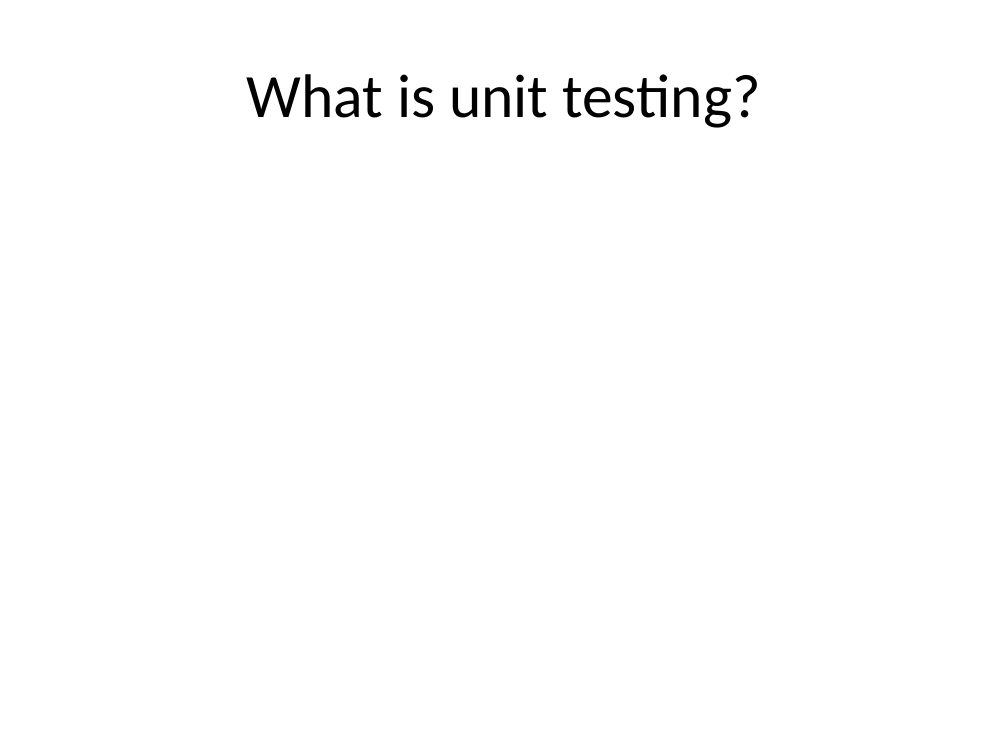
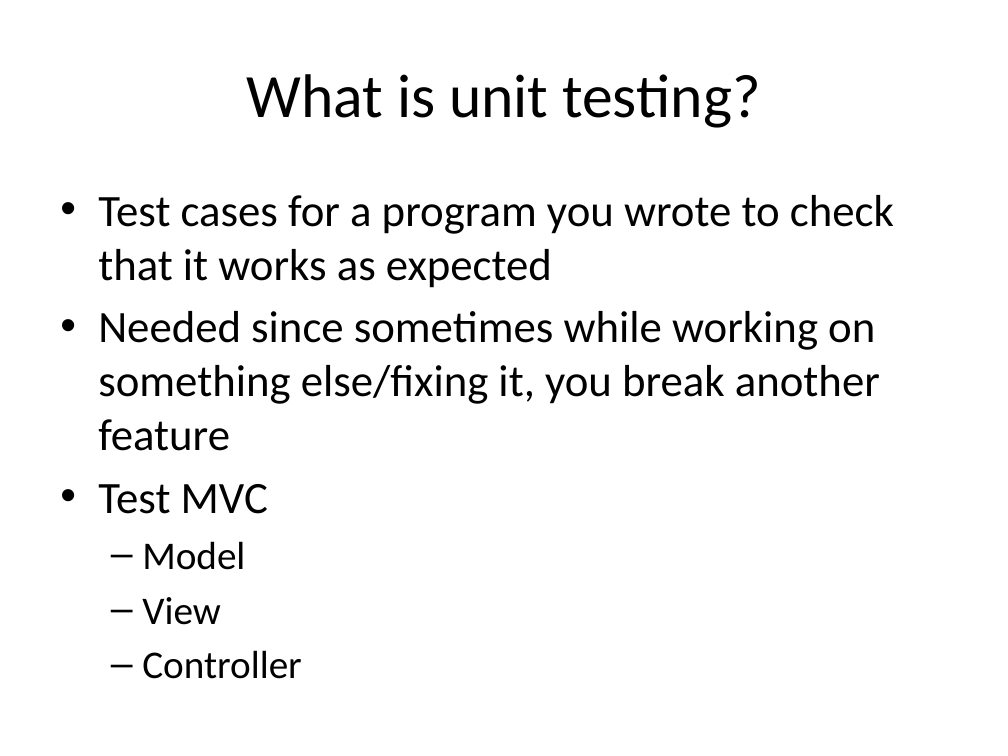
Before and after one commit to lkloh/USArray, a slide deck: slide 32 of BasicsOfCoding/BasicsOfCoding.pptx. Drawn at 1008x756 pixels with LibreOffice and Linux fonts; fonts in the diff are those of the drawing. Boxes give left, top, right and bottom in pixels: in the first picture for what was removed or moved away, otherwise in the second. Text is boxed around its words. In the diff, an @@ line names an element or a change of style, - is before the commit and + after.

```diff
--- a/BasicsOfCoding/BasicsOfCoding.pptx
+++ b/BasicsOfCoding/BasicsOfCoding.pptx
@@ text added at (98, 195, 894, 679), 32 pt, text #000000 @@
+• Test cases for a program you wrote to check that it works as expected
+• Needed since sometimes while working on something else/fixing it, you break another feature
+• Test MVC
+  – Model
+  – View
+  – Controller
```
Also in this commit, not shown: 3 other slides changed, 3 slides added, 3 other files.
